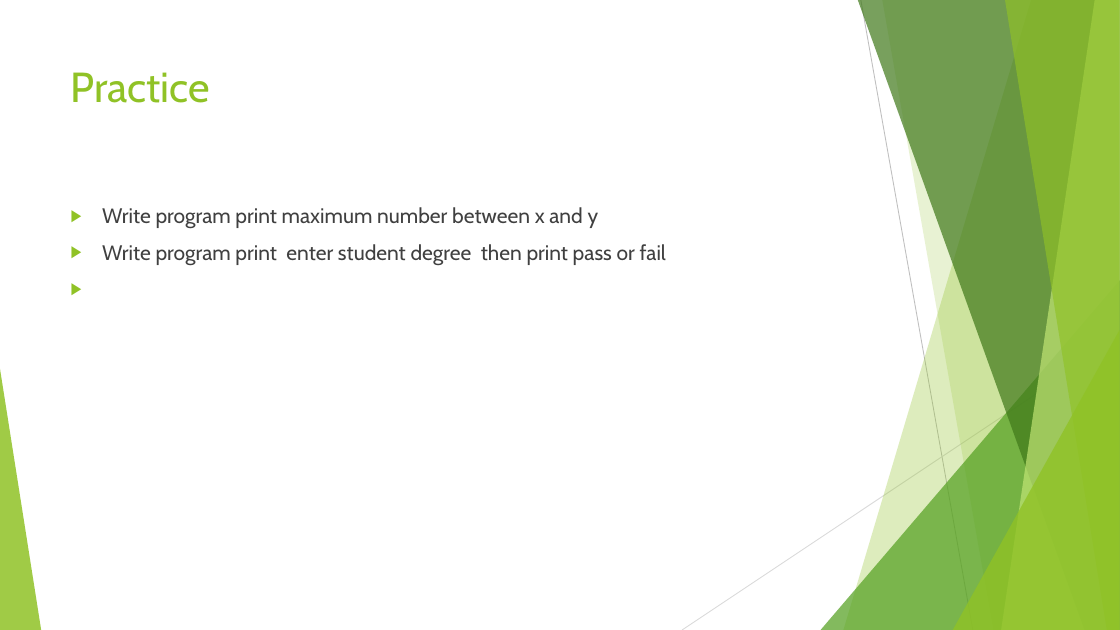
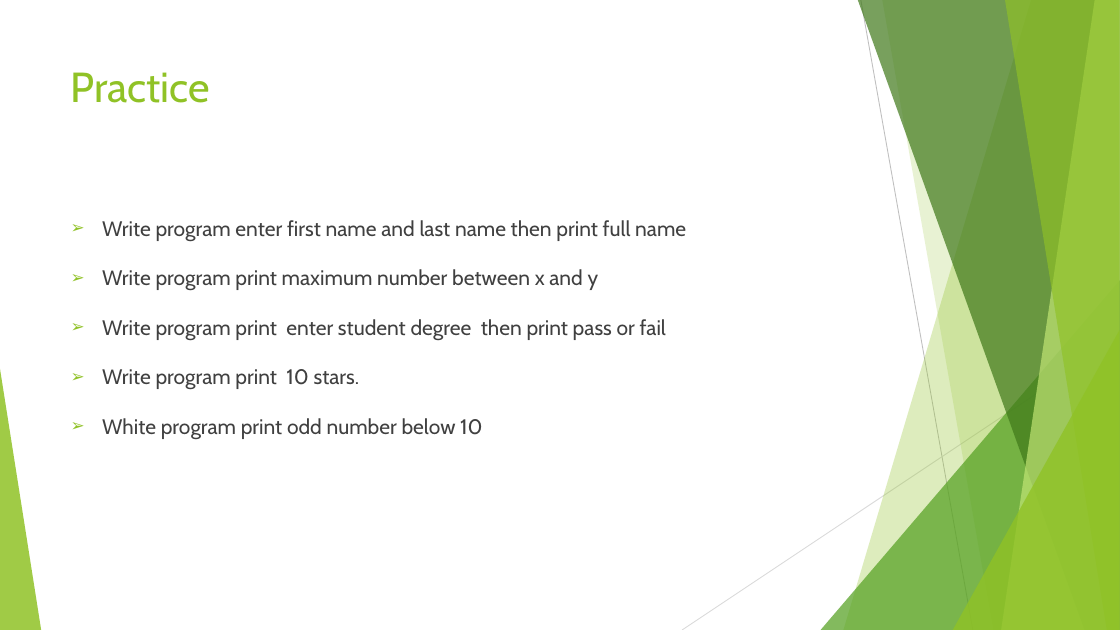
Before and after one commit to adhamkhwaldeh/newAndroidCourse, a slide deck: slide 18 of Lectures/00-Introductions.pptx (slide 17 before the commit). Drawn at 1120x630 pixels with LibreOffice and Linux fonts; fonts in the diff are those of the drawing. Boxes give left, top, right and bottom in pixels: in the first picture for what was removed or moved away, otherwise in the second. Text is boxed around its words. In the diff, an @@ line names an element or a change of style, - is before the commit and + after.

```diff
--- a/Lectures/00-Introductions.pptx
+++ b/Lectures/00-Introductions.pptx
@@ text at (102, 220, 686, 242): paragraph added @@
+➢ Write program enter first name and last name then print full name
@@ text at (102, 269, 666, 341): bullet ▶ to ➢; line spacing 1 to 1.5 @@
@@ text at (102, 369, 482, 439): paragraphs added @@
+➢ Write program print 10 stars.
+➢ White program print odd number below 10
```
Also in this commit, not shown: 3 other slides changed, 3 slides added, 4 other files.
